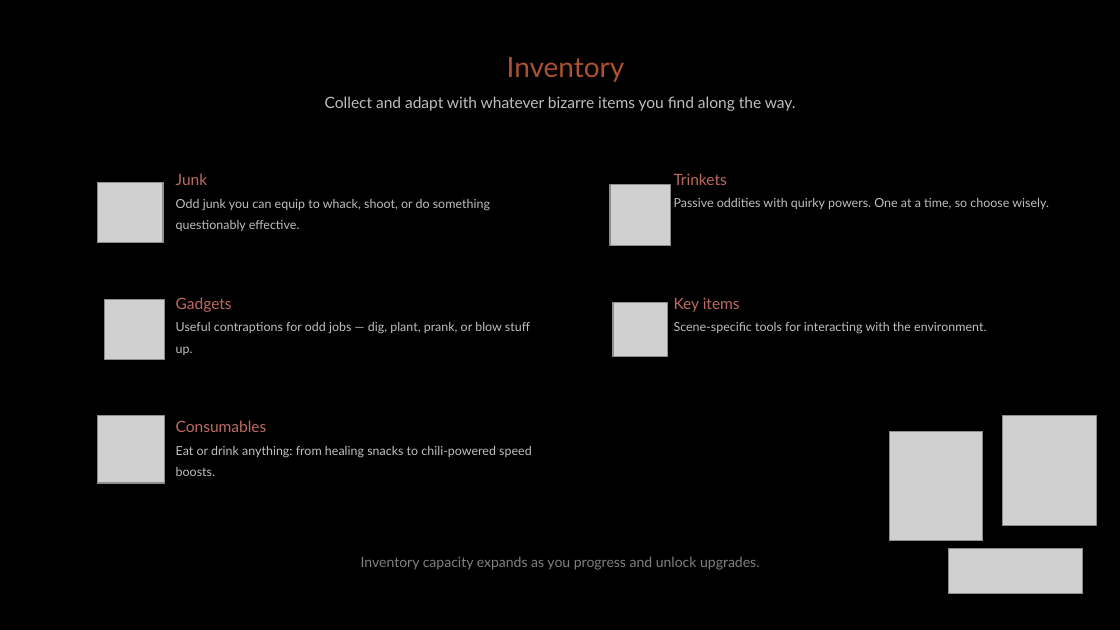
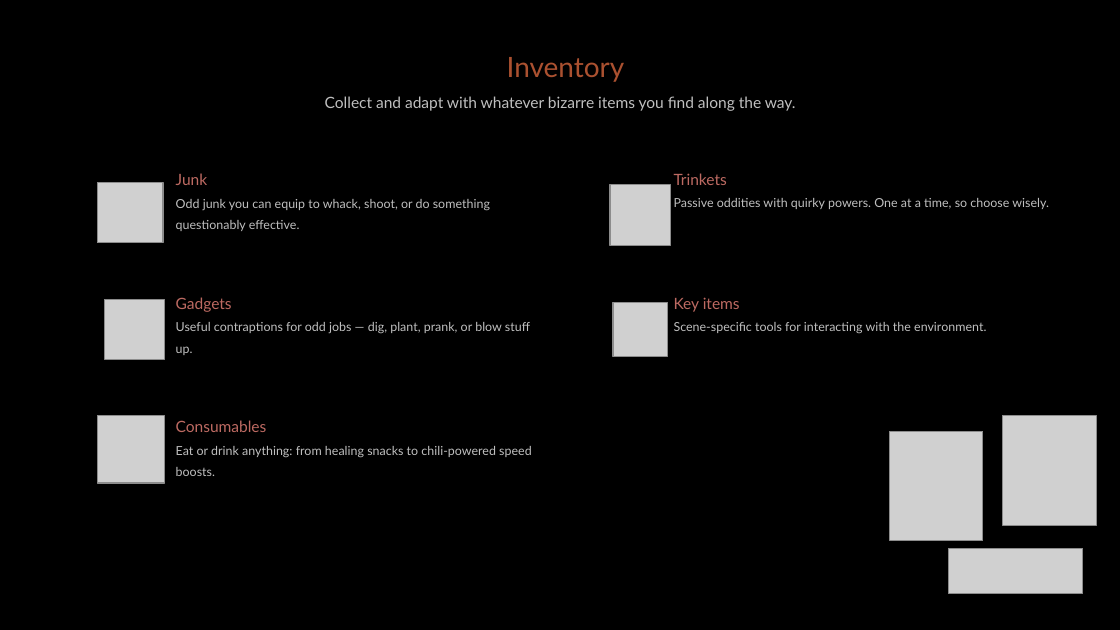
Before and after one commit to diegohcanepa/Remizione, a slide deck: slide 8 of Pitch Deck.pptx. Drawn at 1120x630 pixels with LibreOffice and Linux fonts; fonts in the diff are those of the drawing; grey boxes stand for pictures; background and template pictures are left out. Boxes give left, top, right and bottom in pixels: in the first picture for what was removed or moved away, otherwise in the second. Text is boxed around its words. In the diff, an @@ line names an element or a change of style, - is before the commit and + after.

```diff
--- a/Pitch Deck.pptx
+++ b/Pitch Deck.pptx
@@ text removed at [361,556,759,570] @@
-Inventory capacity expands as you progress and unlock upgrades.
```
Also in this commit, not shown: 2 other slides changed, 13 other files.
